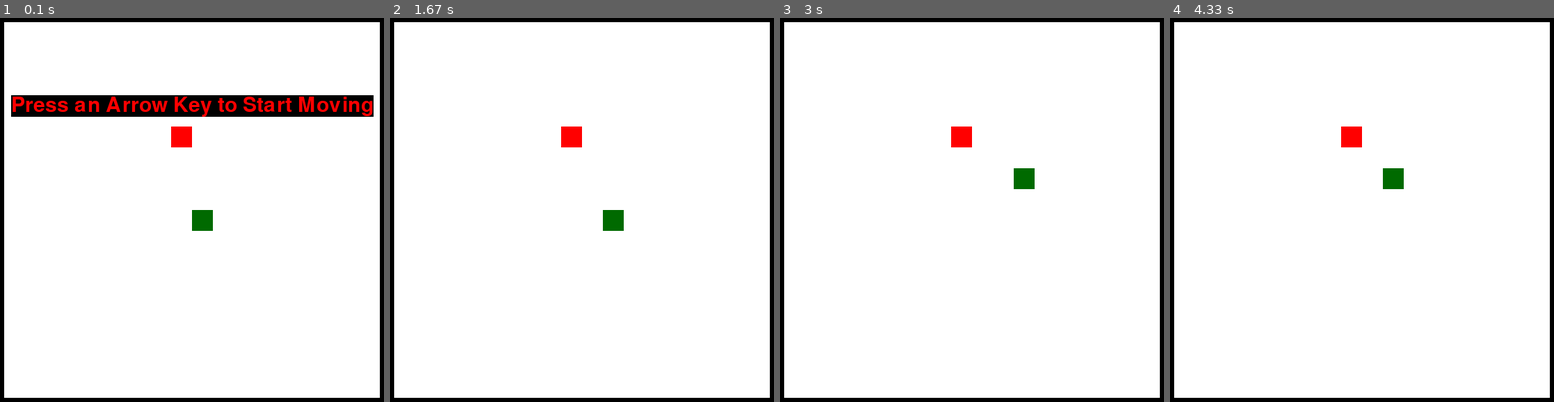
Above: before the commit, frames 1-4 (left to right).
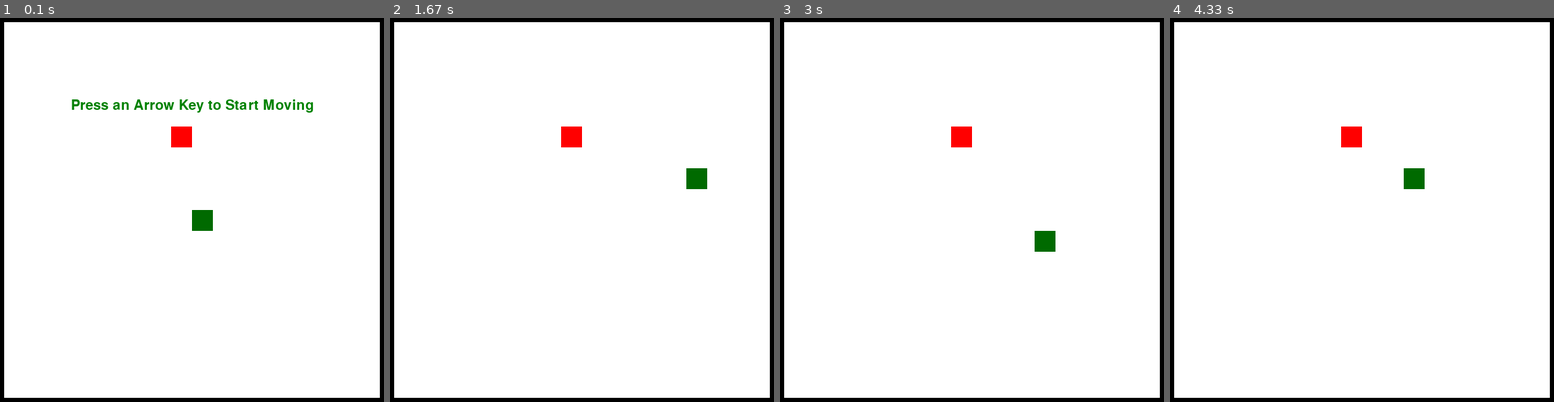
Above: after the commit, the same moments.

Repository: lila-smith/snake-game-reinforcement-learning
Game: pygame game, started from snake_game.py
Two runs of this game, one before a commit and one after it. Both use one fixed random seed, a clock stepped at 60 frames per second and the inputs below.
Inputs:
- Up to frame 1 (0.1 s): no input
- Up to frame 2 (1.67 s): hold Right 0.33-0.8 s; hold Up 0.83-1.13 s; hold Right 1.17-1.63 s
- Up to frame 3 (3 s): hold Left 1.67-2.2 s; hold Down 2.23-2.77 s; hold Left from 2.8 s (still down)
- Up to frame 4 (4.33 s): release Left at 3.35 s; hold Up 3.38-3.93 s; hold Right from 3.97 s (still down)

The runs differ from the first frame. In frame 1, 5.3% of the frame differs, in the area x 2-98%, y 20-26%; in frame 2, 0.6%; in frame 3, 0.6%; in frame 4, 0.6%.

Commit message:
Change start screen (different font/background, no flashing)

Diff:
--- a/snake_game.py
+++ b/snake_game.py
@@ -24,15 +24,6 @@
     while not controls.check_input_list(pygame.KEYDOWN):
         graphic_view.start_text()
         controls.check_to_exit()
-        if controls.check_input_list(pygame.KEYDOWN):
-            break
-        time.sleep(1.5)
-
-        graphic_view.draw()
-        controls.check_to_exit()
-        if controls.check_input_list(pygame.KEYDOWN):
-            break
-        time.sleep(.5)
 
     while not gameboard.end_condition:
         controls.get_input()
--- a/snake_view.py
+++ b/snake_view.py
@@ -147,12 +147,12 @@
         """
         location = self.scale_factor * self.board.size / 2, floor(self.board.size / 4 * self.scale_factor)
 
-        font = pygame.font.SysFont(None, 45)
+        font = pygame.font.SysFont(None, 30)
 
-        start_text = font.render(f"Press an Arrow Key to Start Moving", True, (255, 0, 0))
+        start_text = font.render(f"Press an Arrow Key to Start Moving", True, (0, 128, 0))
         text_background = start_text.get_rect(center = location)
 
-        pygame.draw.rect(self.screen, (0, 0, 0), text_background)
+        pygame.draw.rect(self.screen, (255, 255, 255), text_background)
         self.screen.blit(start_text, text_background)
 
         pygame.display.update()
